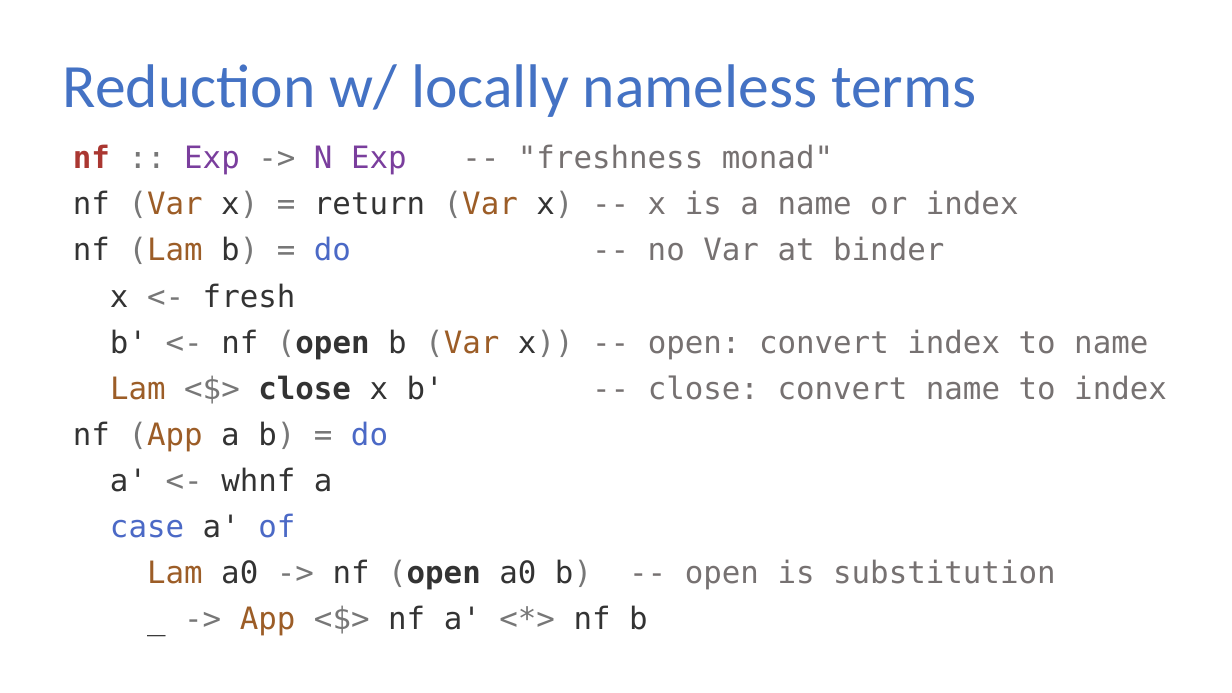
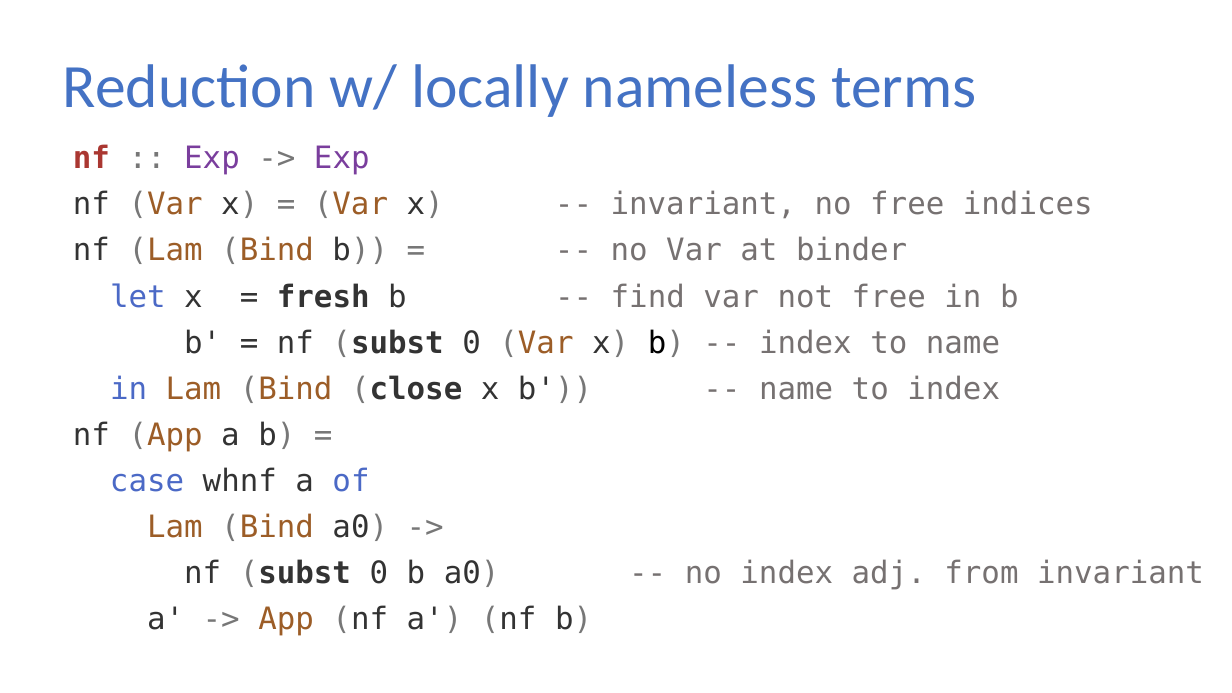
Before and after one commit to sweirich/lambda-n-ways, a slide deck: slide 15 of ifl-2021.pptx. Drawn at 1232x693 pixels with LibreOffice and Linux fonts; fonts in the diff are those of the drawing. Boxes give left, top, right and bottom in pixels: in the first picture for what was removed or moved away, otherwise in the second. Text is boxed around its words. In the diff, an @@ line names an element or a change of style, - is before the commit and + after.

```diff
--- a/ifl-2021.pptx
+++ b/ifl-2021.pptx
@@ text at (73, 144, 1204, 590): text changed @@
-nf :: Exp -> N Exp -- "freshness monad"
-nf (Var x) = return (Var x) -- x is a name or index
-nf (Lam b) = do -- no Var at binder
-x <- fresh
-b' <- nf (open b (Var x)) -- open: convert index to name
-Lam <$> close x b' -- close: convert name to index
-nf (App a b) = do
-a' <- whnf a
-case a' of
-Lam a0 -> nf (open a0 b) -- open is substitution
-_ -> App <$> nf a' <*> nf b
+nf :: Exp -> Exp
+nf (Var x) = (Var x) -- invariant, no free indices
+nf (Lam (Bind b)) = -- no Var at binder
+let x = fresh b -- find var not free in b
+b' = nf (subst 0 (Var x) b) -- index to name
+in Lam (Bind (close x b')) -- name to index
+nf (App a b) =
+case whnf a of
+Lam (Bind a0) ->
+nf (subst 0 b a0) -- no index adj. from invariant
+a' -> App (nf a') (nf b)
```
Also in this commit, not shown: 10 other slides changed, 10 other files.
